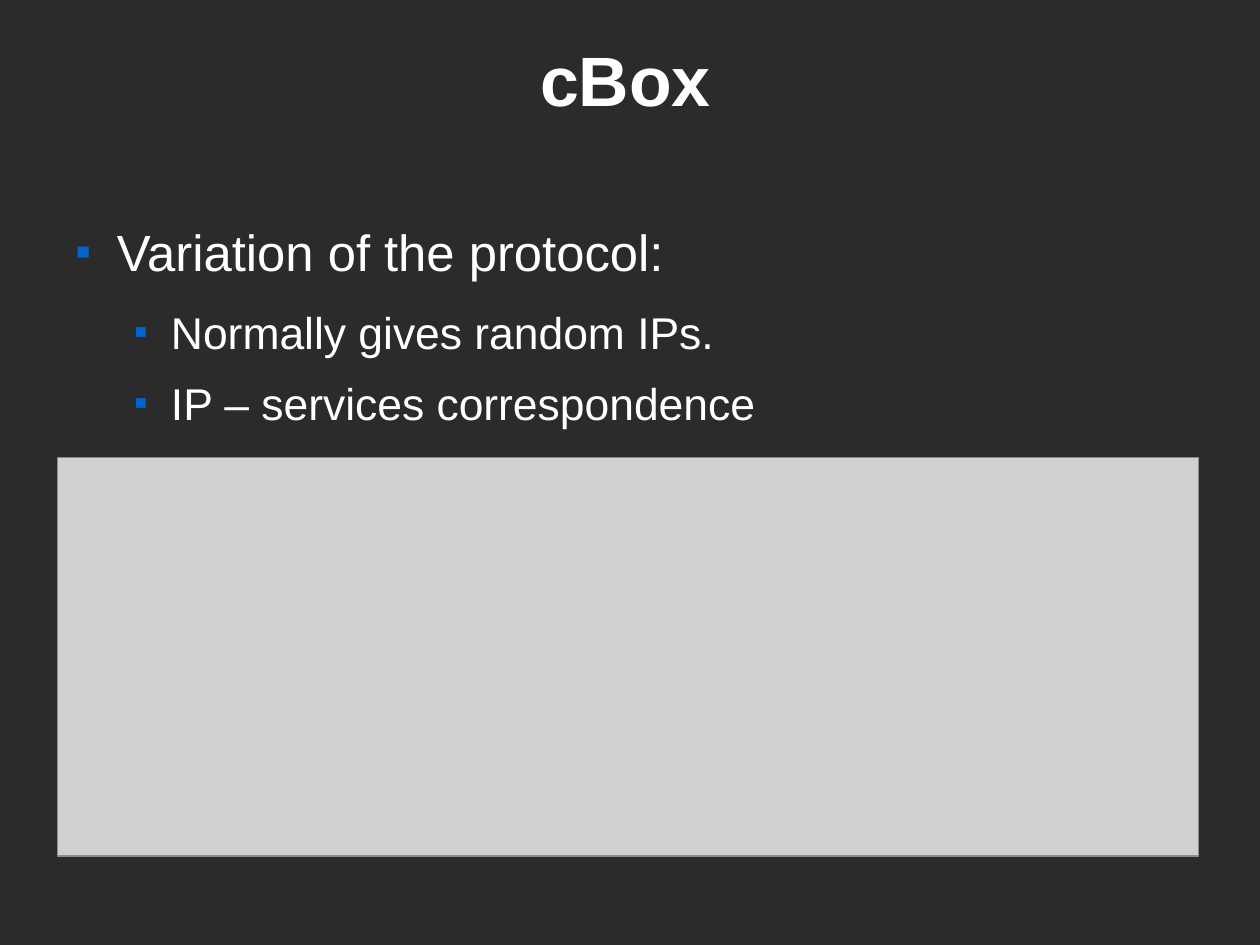
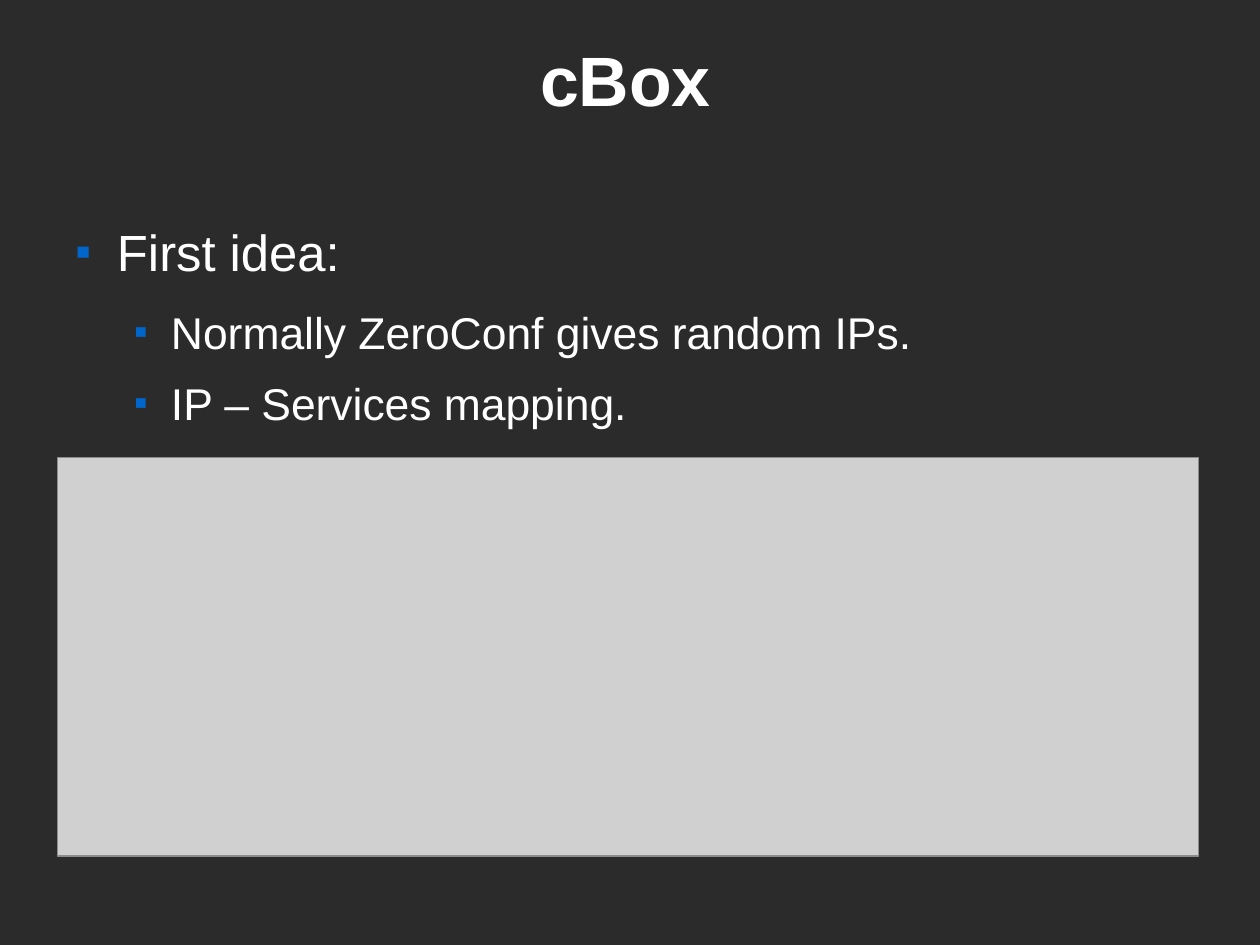
Before and after one commit to CEID-DS/cbox, a slide deck: slide 3 of doc/fosscomm/ZeroConf.odp. Drawn at 1260x945 pixels with LibreOffice and Linux fonts; fonts in the diff are those of the drawing; grey boxes stand for pictures; background and template pictures are left out; a plain dark background stands for a picture behind light text. Boxes give left, top, right and bottom in pixels: in the first picture for what was removed or moved away, otherwise in the second. Text is boxed around its words. In the diff, an @@ line names an element or a change of style, - is before the commit and + after.

Commit message:
minor changes

```diff
--- a/doc/fosscomm/ZeroConf.odp
+++ b/doc/fosscomm/ZeroConf.odp
@@ text at [117, 234, 911, 429]: text changed @@
-■ Variation of the protocol:
-  ■ Normally gives random IPs.
-  ■ IP – services correspondence
+■ First idea:
+  ■ Normally ZeroConf gives random IPs.
+  ■ IP – Services mapping.
```
Also in this commit, not shown: 1 other slide changed.
